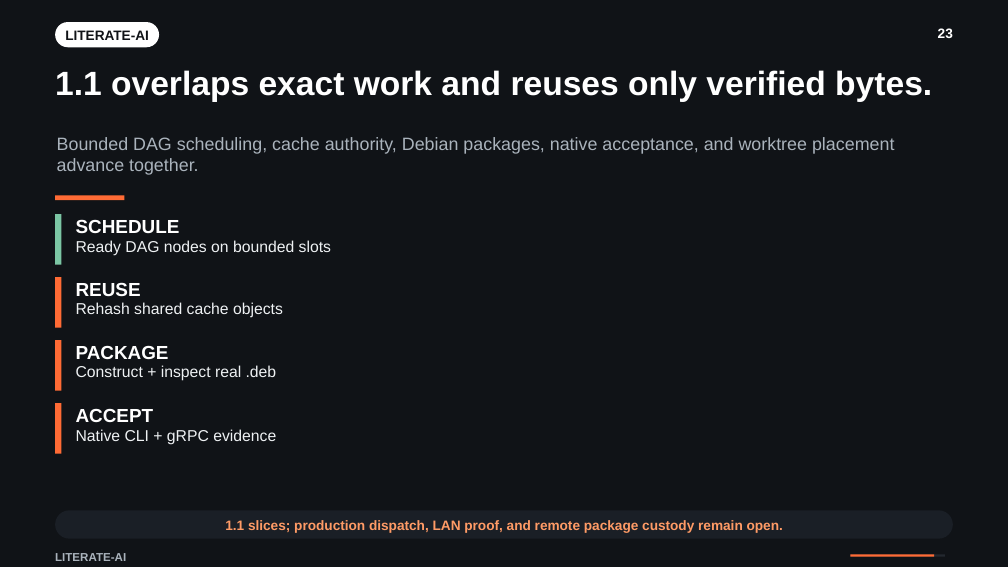
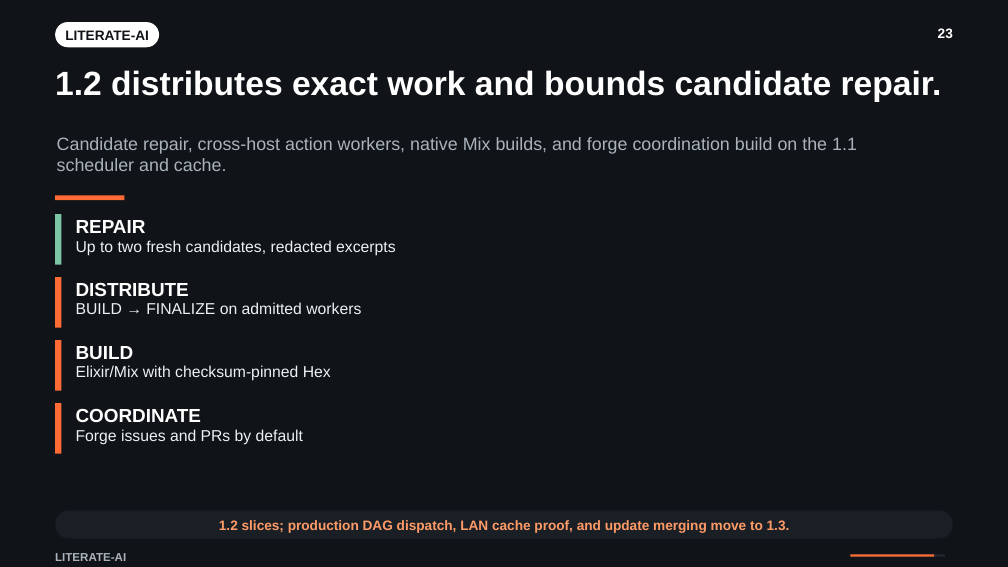
Before and after one commit to NVShawn/literate-ai, a slide deck: slide 23 of docs/presentations/literate-ai-manager-overview/literate-ai-manager-and-engineering-overview.pptx. Drawn at 1008x567 pixels with LibreOffice and Linux fonts; fonts in the diff are those of the drawing; background and template pictures are left out; a plain dark background stands for a picture behind light text. Boxes give left, top, right and bottom in pixels: in the first picture for what was removed or moved away, otherwise in the second. Text is boxed around its words. In the diff, an @@ line names an element or a change of style, - is before the commit and + after.

```diff
--- a/docs/presentations/literate-ai-manager-overview/literate-ai-manager-and-engineering-overview.pptx
+++ b/docs/presentations/literate-ai-manager-overview/literate-ai-manager-and-engineering-overview.pptx
@@ text at (55,70,942,102): text changed @@
-1.1 overlaps exact work and reuses only verified bytes.
+1.2 distributes exact work and bounds candidate repair.
@@ text at (57,137,857,171): text changed @@
-Bounded DAG scheduling, cache authority, Debian packages, native acceptance, and worktree placement advance together.
+Candidate repair, cross-host action workers, native Mix builds, and forge coordination build on the 1.1 scheduler and cache.
@@ text at (76,220,146,233): text changed @@
-SCHEDULE
+REPAIR
@@ text at (76,240,395,256): text changed @@
-Ready DAG nodes on bounded slots
+Up to two fresh candidates, redacted excerpts
@@ text at (76,282,189,297): text changed @@
-REUSE
+DISTRIBUTE
@@ text at (76,302,361,314): text changed @@
-Rehash shared cache objects
+BUILD → FINALIZE on admitted workers
@@ text at (76,346,134,359): text changed @@
-PACKAGE
+BUILD
@@ text at (76,365,331,381): text changed @@
-Construct + inspect real .deb
+Elixir/Mix with checksum-pinned Hex
@@ text at (76,408,202,422): text changed @@
-ACCEPT
+COORDINATE
@@ text at (76,429,303,445): text changed @@
-Native CLI + gRPC evidence
+Forge issues and PRs by default
@@ text at (219,520,790,533): text changed @@
-1.1 slices; production dispatch, LAN proof, and remote package custody remain open.
+1.2 slices; production DAG dispatch, LAN cache proof, and update merging move to 1.3.
```
Also in this commit, not shown: 3 other slides changed, 11 other files.
